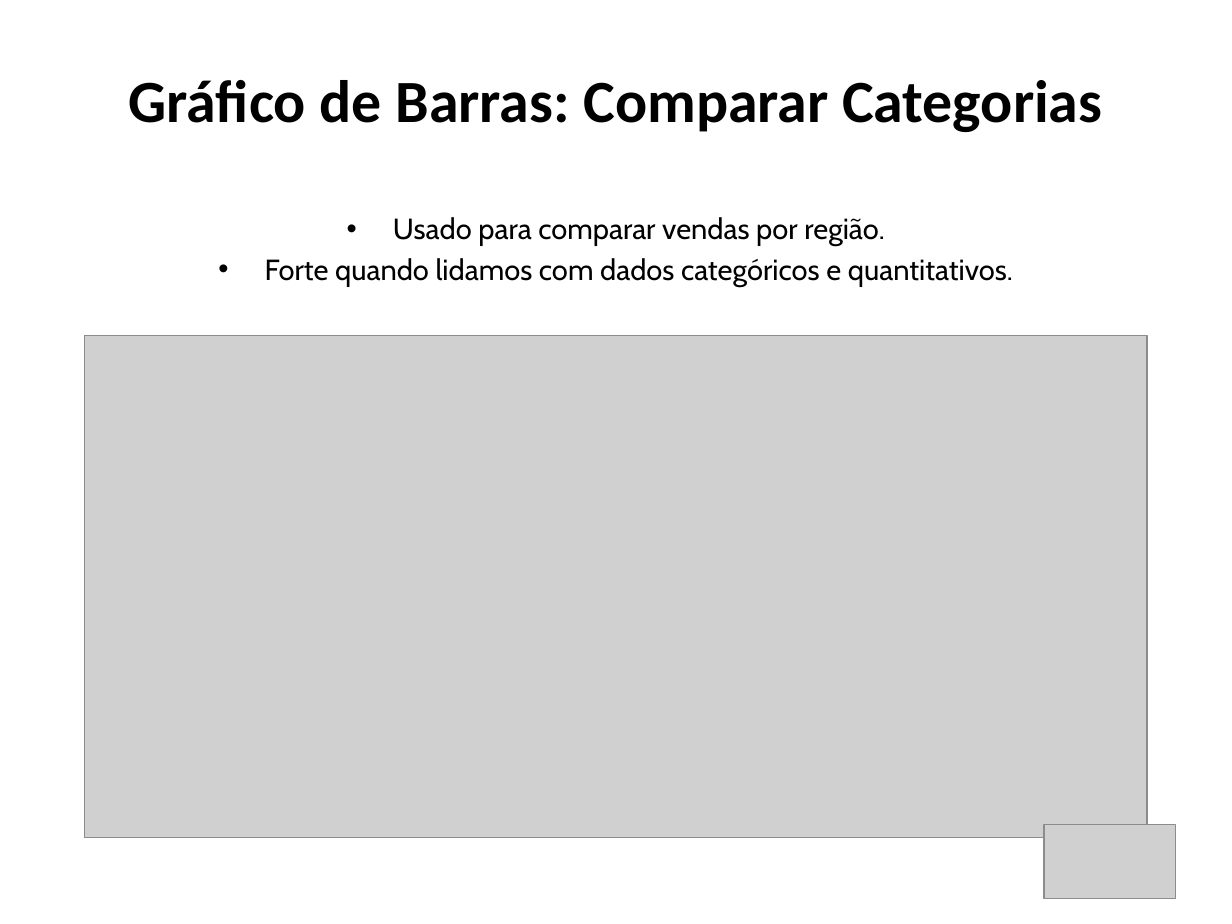
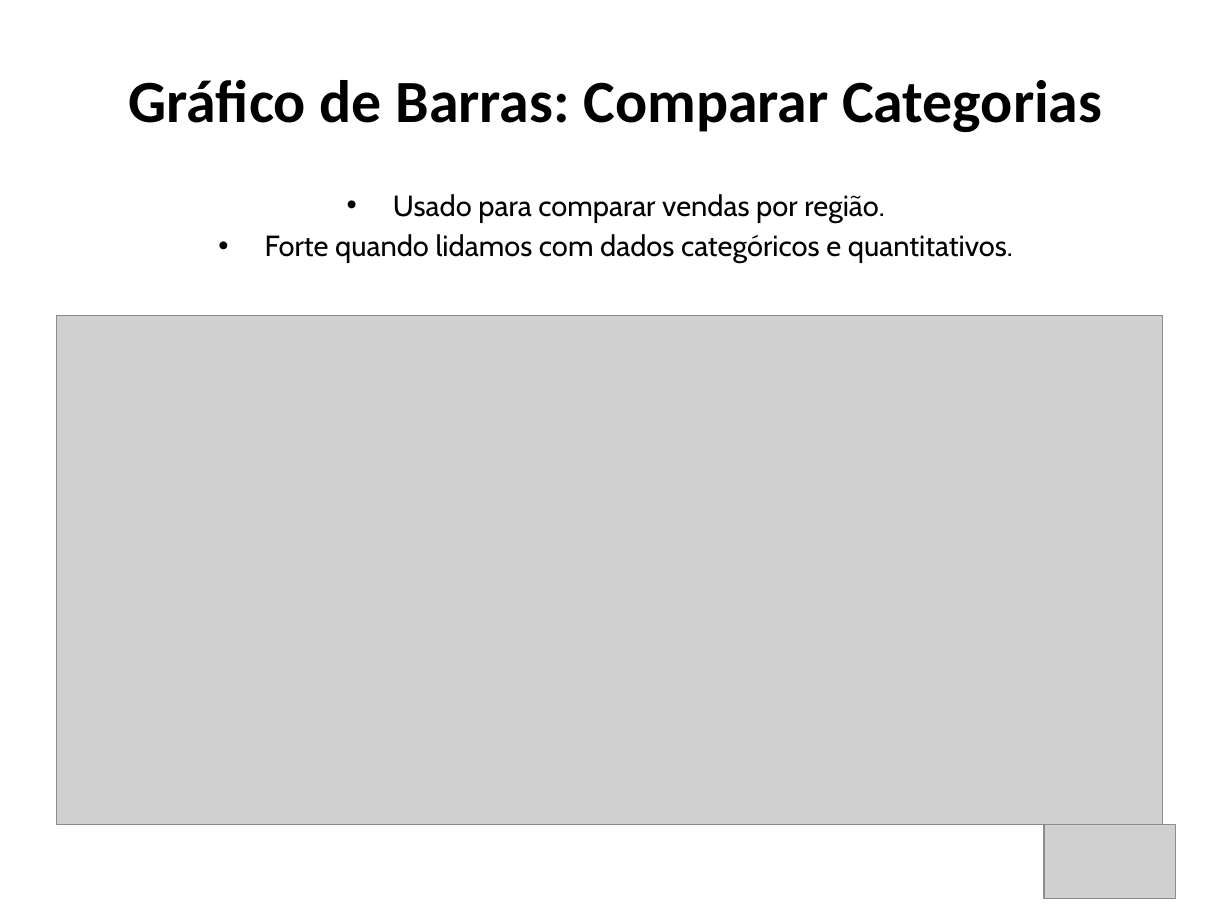
Before and after one commit to santoshenrique2021/cesar_vaga_professor, a slide deck: slide 7 of aula_visualizacao_aplicada_FINAL.pptx (slide 5 before the commit). Drawn at 1232x924 pixels with LibreOffice and Linux fonts; fonts in the diff are those of the drawing; grey boxes stand for pictures. Boxes give left, top, right and bottom in pixels: in the first picture for what was removed or moved away, otherwise in the second. Text is boxed around its words. In the diff, an @@ line names an element or a change of style, - is before the commit and + after.

Commit message:
Ajuste da apresentação
Adição de alguns pontos (slides e ideias) para melhor a aula.

```diff
--- a/aula_visualizacao_aplicada_FINAL.pptx
+++ b/aula_visualizacao_aplicada_FINAL.pptx
@@ text "Usado para comparar vendas por ...": place and size @@
-text "Usado para comparar vendas por ..." at (265, 217, 1013, 286)
+text "Usado para comparar vendas por ..." at (265, 194, 1013, 263)
@@ picture: place and size @@
-picture at (85, 335, 1147, 838)
+picture at (57, 315, 1163, 824)
```
Also in this commit, not shown: 7 other slides changed, 2 slides added, 1 other file.
